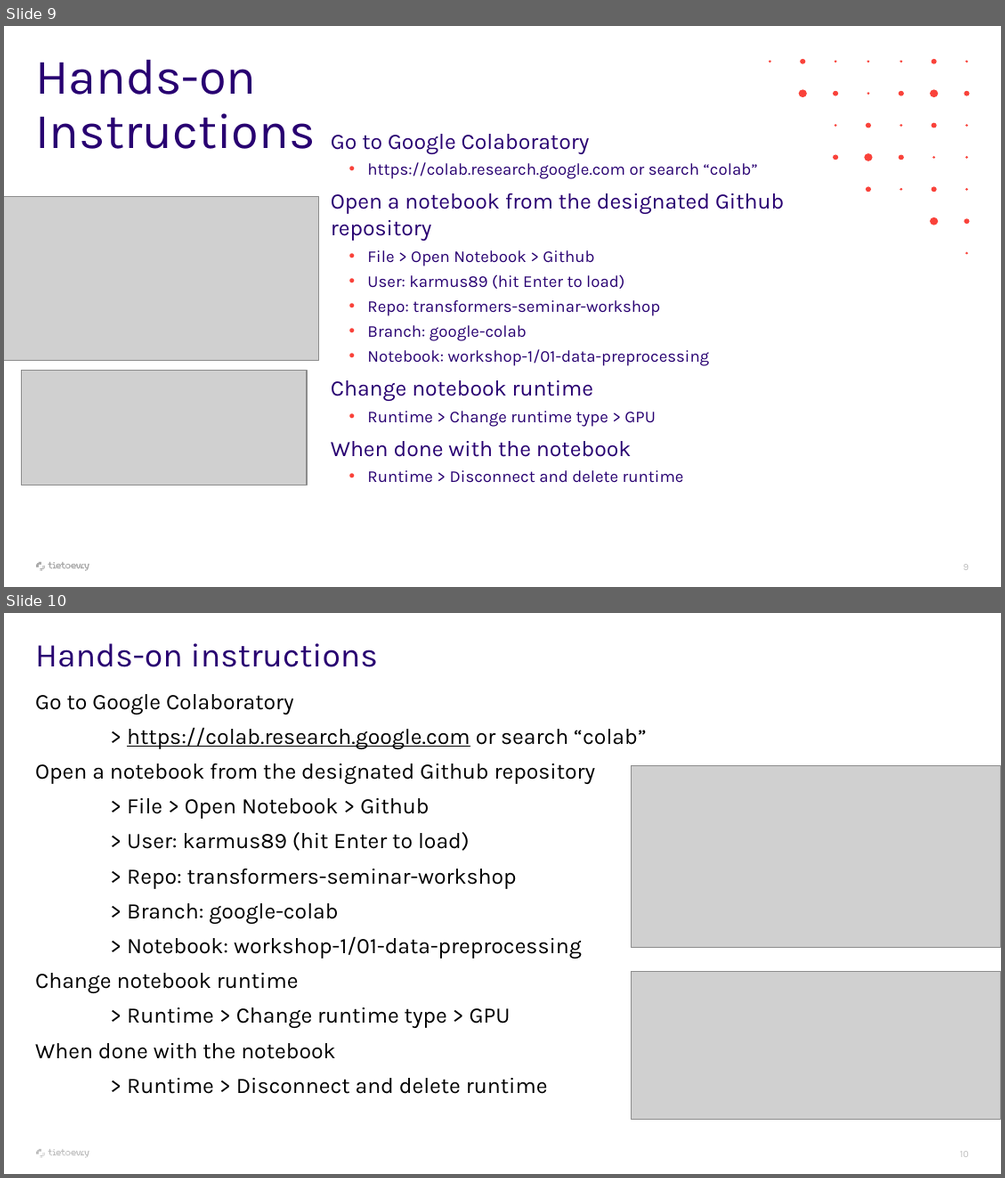
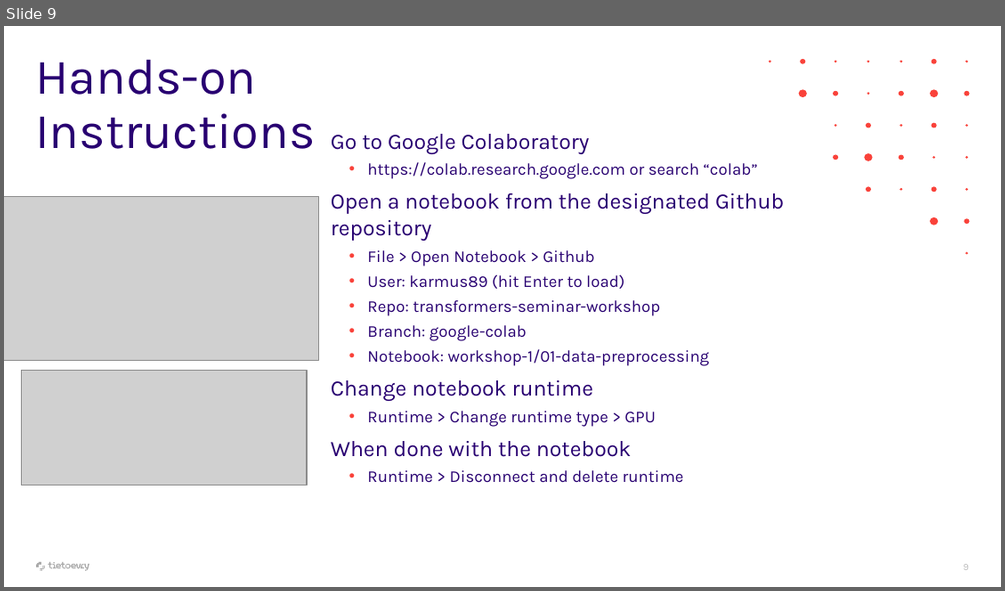
Before and after one commit to ratteripenta/transformers-seminar-workshop, a slide deck: presentations/transformers-seminar-workshop-1.pptx. Shown one above the other, each under a label of ours: slides 9 and 10 before the commit, slide 9 after it. The pictures are 1005x1178 and 1005x591 pixels, drawn with LibreOffice and Linux fonts; fonts in the diff are those of the drawing; grey boxes stand for pictures; background and template pictures are left out. Boxes give left, top, right and bottom in pixels: in the first picture for what was removed or moved away, otherwise in the second. Text is boxed around its words. In the diff, an @@ line names an element or a change of style, - is before the commit and + after.

Commit message:
Fixed some slides

```diff
--- a/presentations/transformers-seminar-workshop-1.pptx
+++ b/presentations/transformers-seminar-workshop-1.pptx
@@ slide 10 removed at box(4, 613, 1001, 1174), background #FFFFFF; not listed: 20 template elements that a slide beside it also shows @@
@@ title removed at box(35, 643, 378, 667) @@
-Hands-on instructions
@@ text removed at box(35, 694, 646, 1094) @@
-Go to Google Colaboratory
-> https://colab.research.google.com or search “colab”
-Open a notebook from the designated Github repository
-> File > Open Notebook > Github
-> User: karmus89 (hit Enter to load)
-> Repo: transformers-seminar-workshop
-> Branch: google-colab
-> Notebook: workshop-1/01-data-preprocessing
-Change notebook runtime
-> Runtime > Change runtime type > GPU
-When done with the notebook
-> Runtime > Disconnect and delete runtime
@@ picture removed at box(631, 765, 1001, 948) @@
@@ picture removed at box(631, 971, 1001, 1119) @@
@@ page number removed at box(960, 1151, 969, 1157) @@
-10
```
Also in this commit, not shown: 1 slide changed, 1 other slide removed.
